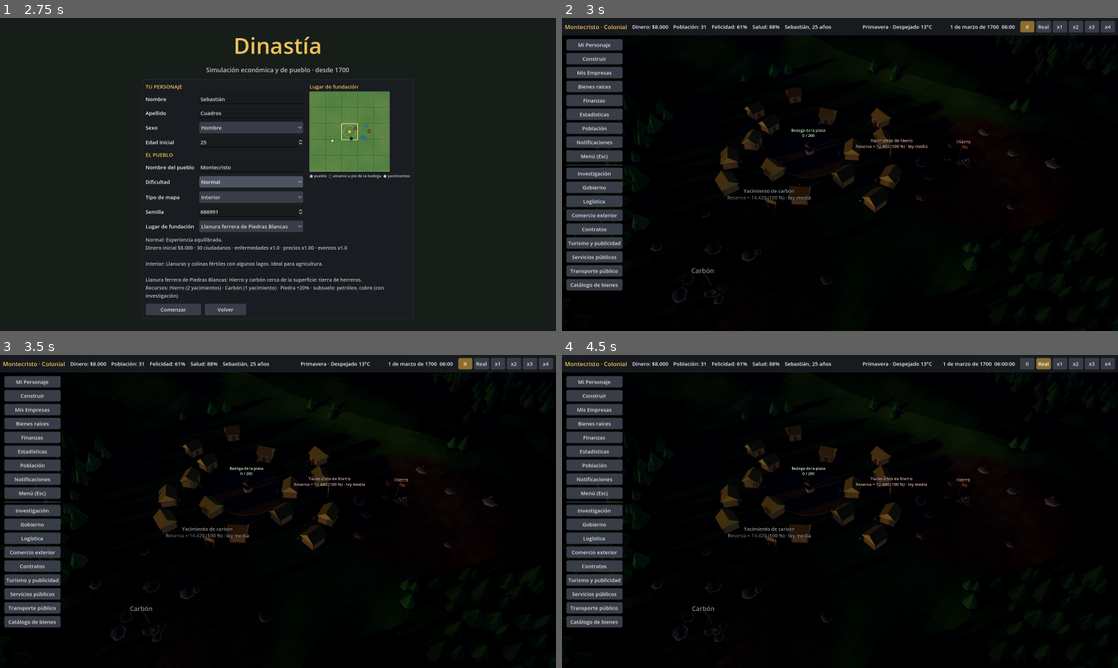
Above: before the commit, frames 1-4 (two rows, left to right).
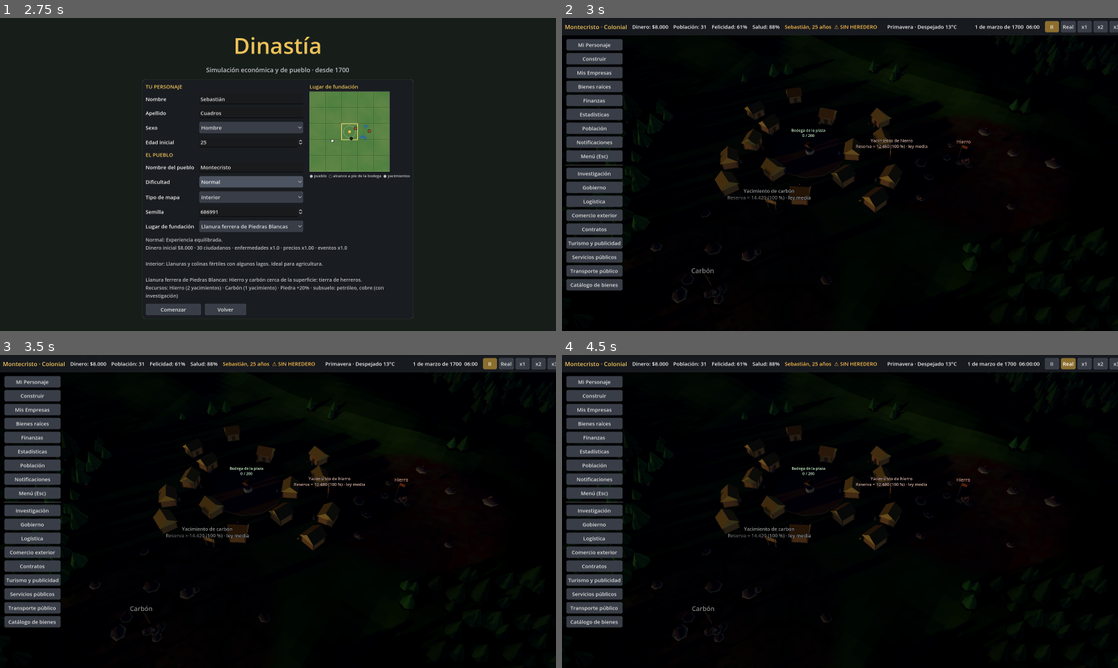
Above: after the commit, the same moments.

Repository: juanscuadros287-ctrl/Juegonuevo
Game: Godot game, scene res://scenes/main_menu.tscn
Same seed, same stepped clock (60 frames per second), same inputs: the game is played once before the commit and once after it.
Inputs:
- Up to frame 1 (2.75 s): click "Nueva partida" at 0.5 s; click "Normal" at 1.25 s; click "Normal" at 2 s
- Up to frame 2 (3 s): click "Comenzar" at 2.75 s
- Up to frame 3 (3.5 s): no input
- Up to frame 4 (4.5 s): click "II" at 3.5 s; click "Real" at 4.25 s

Frame 1 is identical in both runs. In frame 2, 0.8% of the frame differs, in the area x 40-100%, y 0-5%; in frame 3, 0.8%; in frame 4, 0.8%.

Commit message:
Aviso fuerte sin heredero: indicador en la barra superior y alerta urgente si el jefe está enfermo
Co-Authored-By: Claude Opus 5.5 <noreply@anthropic.com>
Claude-Session: https://claude.ai/code/session_01CqBZNUGZ12BKMsMvQQ1tMQ

Diff:
--- a/data/dynasty.json
+++ b/data/dynasty.json
@@ -6,8 +6,9 @@
  "exempt_amount": 3000,
  "installment_months": 12,
  "installment_surcharge": 0.02,
- "old_age_warning": 60,
- "warning_every_years": 2,
+ "old_age_warning": 25,
+ "urgent_health": 50.0,
+ "warning_every_years": 1,
  "talents": {
   "_nota": "Sección C — talentos de la familia (0-100). Innato 5-35 (según la semilla de la persona) + lo que aporte la …(271 unchanged characters)…
   "labels": {"negocios": "Negocios", "politica": "Política", "ciencia": "Ciencia", "artes": "Artes", "oficio": "Oficio"},
--- a/scripts/sim/dynasty_sim.gd
+++ b/scripts/sim/dynasty_sim.gd
@@ -150,7 +150,13 @@
 	if p == null:
 		return
 	var age: int = p.age_years(gs.today())
-	if age < int(cfg().get("old_age_warning", 60)) or has_heir(gs):
+	if has_heir(gs):
+		return
+	# Urgente: enfermo o con salud baja y sin heredero → aviso importante cada mes.
+	if p.sick or p.health < float(cfg().get("urgent_health", 50.0)):
+		gs.notify("⚠ URGENTE: %s está %s y NO tiene heredero. Si muere, termina la dinastía. Busca médico/hospital y define un heredero (hijos, adopción u orden de herederos)." % [p.first_name, "enfermo/a" if p.sick else "con salud baja (%d%%)" % int(p.health)], "importante")
+		return
+	if age < int(cfg().get("old_age_warning", 60)):
 		return
 	var year: int = TimeManager.year()
 	var last := int(gs.player.get("heir_warn_year", -100))
--- a/scripts/ui/hud.gd
+++ b/scripts/ui/hud.gd
@@ -211,6 +211,12 @@
 	health_lbl.text = "Salud: " + Fmt.pct(GameState.avg_health())
 	var p := GameState.player_citizen()
 	player_lbl.text = "%s, %d años%s" % [p.first_name, p.age_years(GameState.today()), " (enfermo/a)" if p.sick else ""] if p != null else ""
+	# Sin heredero: aviso permanente en rojo (si mueres, termina la dinastía).
+	var no_heir := p != null and not DynastySim.has_heir(GameState)
+	if no_heir:
+		player_lbl.text += "  ⚠ SIN HEREDERO"
+	player_lbl.add_theme_color_override("font_color", Color(1.0, 0.35, 0.3) if no_heir and (p.sick or p.health < 50.0) else (Color(1.0, 0.75, 0.3) if no_heir else Color(0.95, 0.95, 0.95)))
+	player_lbl.tooltip_text = "Si mueres sin heredero, termina la dinastía. Ten hijos, adopta o define tu orden de herederos (Mi Personaje)." if no_heir else ""
 	var season_label := str(WeatherSim.season_data(GameState).get("label", ""))
 	var w := WeatherSim.weather_data(GameState)
 	weather_lbl.text = "%s · %s %d°C" % [season_label, w.get("label", ""), int(GameState.weather.get("temp", 0))]
